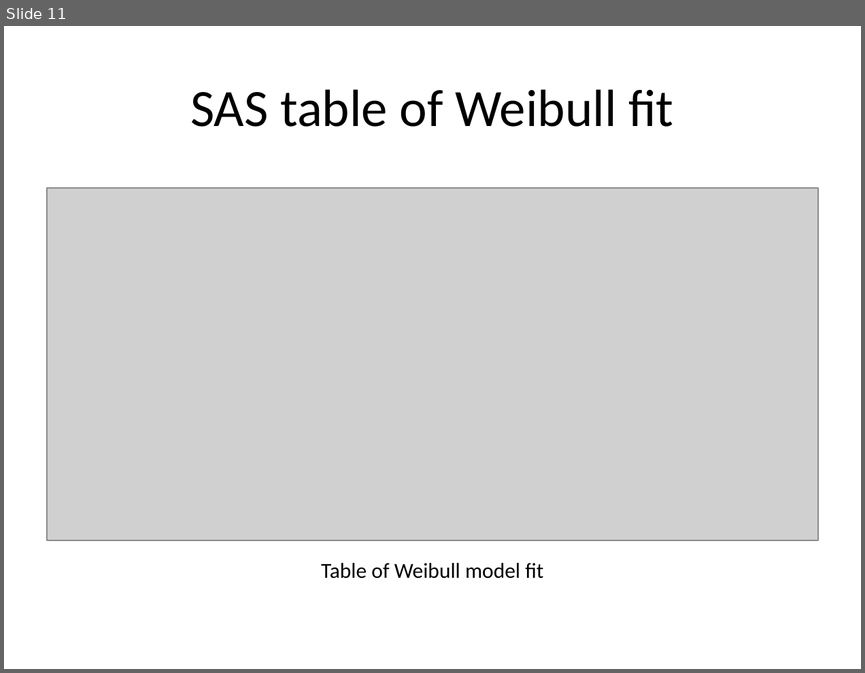
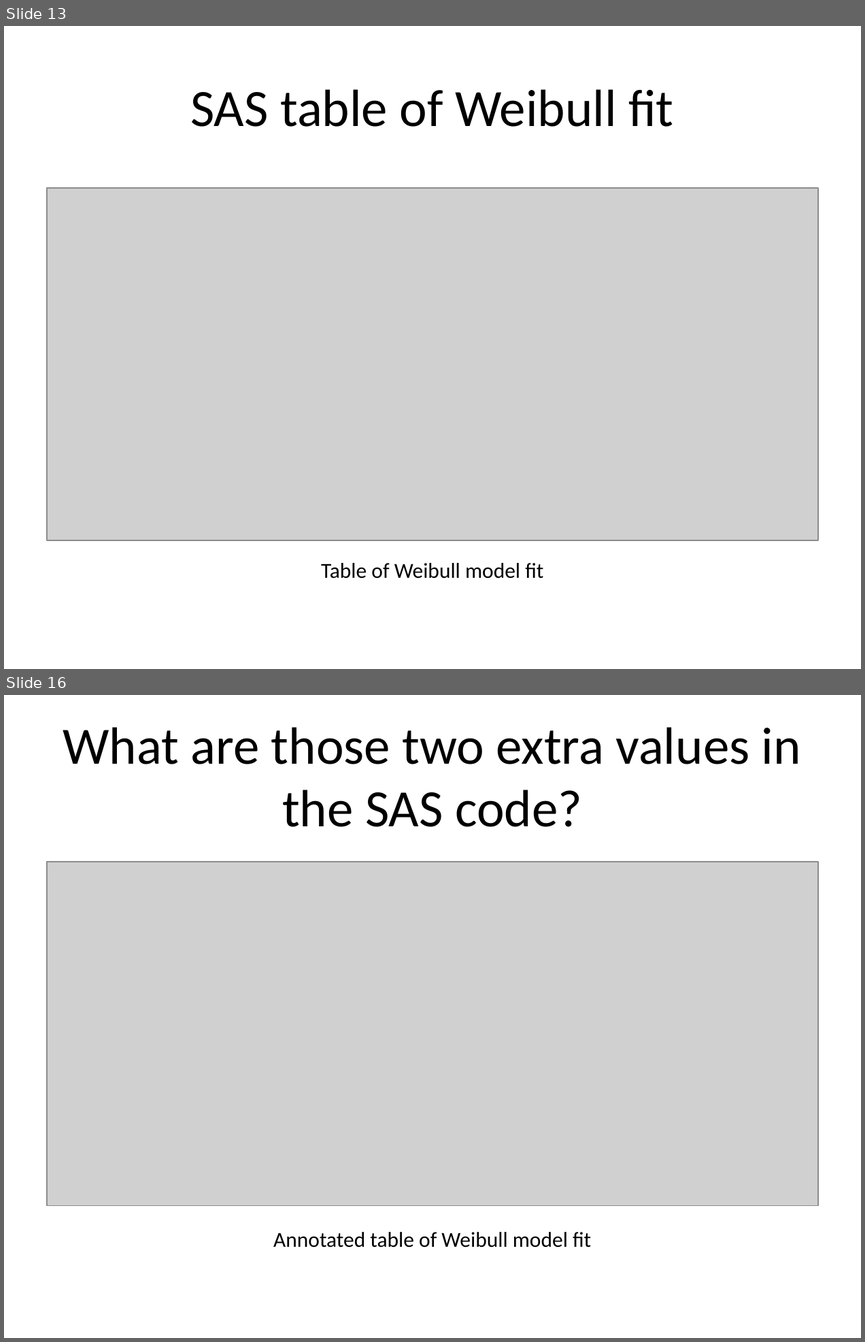
Before and after one commit to pmean/survival-lecture5, a slide deck: r/correction.pptx. Shown one above the other, each under a label of ours: slide 11 before the commit, slides 13 and 16 after it; the slides between them are not shown. The pictures are 865x673 and 865x1342 pixels, drawn with LibreOffice and Linux fonts; fonts in the diff are those of the drawing; grey boxes stand for pictures. Boxes give left, top, right and bottom in pixels: in the first picture for what was removed or moved away, otherwise in the second. Text is boxed around its words. In the diff, an @@ line names an element or a change of style, - is before the commit and + after.

```diff
--- a/r/correction.pptx
+++ b/r/correction.pptx
@@ slide 16 added at (x1=4, y1=695, x2=861, y2=1338), background #FFFFFF @@
@@ title added at (x1=62, y1=727, x2=801, y2=827), 44 pt, text #000000 @@
+What are those two extra values in the SAS code?
@@ picture added at (x1=47, y1=861, x2=818, y2=1205) @@
@@ text added at (x1=273, y1=1232, x2=591, y2=1247), 18 pt, text #000000 @@
+Annotated table of Weibull model fit
@@ what was slide 11 is now slide 13 @@
```
Also in this commit, not shown: 5 other slides added, 2 other files.
